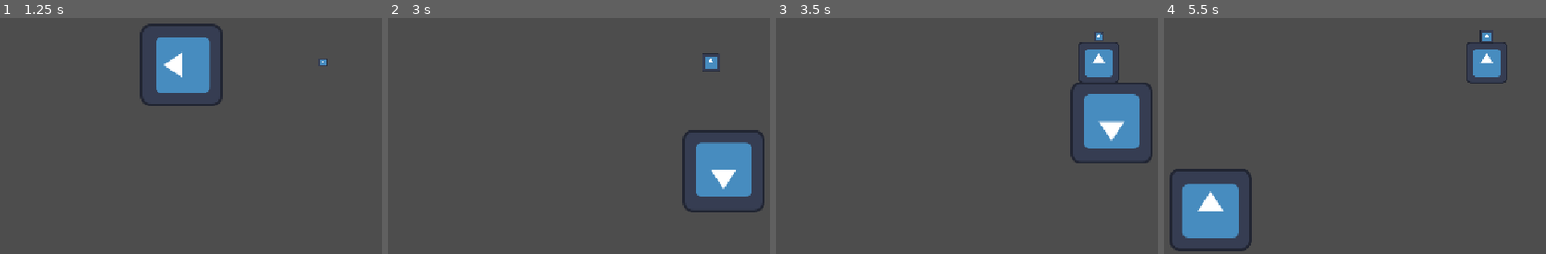
Above: before the commit, frames 1-4 (left to right).
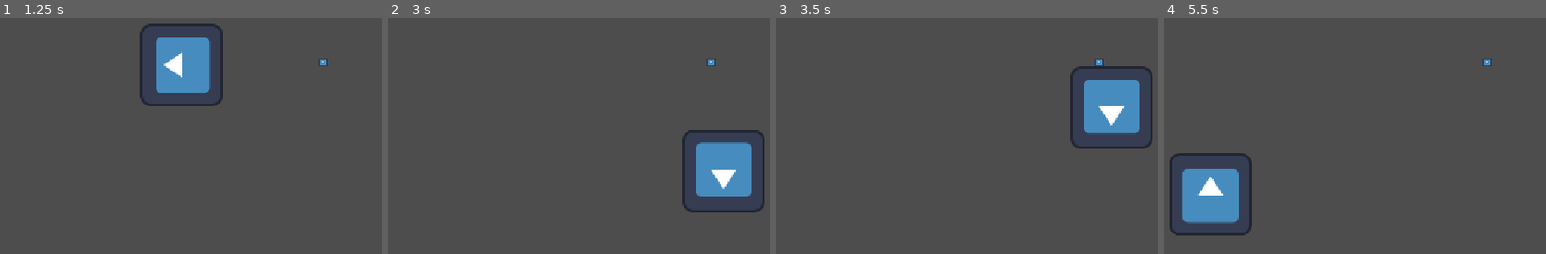
Above: after the commit, the same moments.

Repository: ygrecky/GameJam1
Game: Godot game, scene res://scenes/game.tscn
The game is run twice, just before and just after one commit, with the same random seed, the same clock (stepped at 60 frames per second) and the same inputs. The engine's default icon, where the game draws it, is replaced by a stand-in: a white triangle on a blue panel in a dark square.
Inputs:
- Up to frame 1 (1.25 s): tap Enter at 0.5 s; hold Right (right) from 0.53 s (still down); hold Space (action_1, bound only after the commit) from 0.53 s (still down)
- Up to frame 2 (3 s): release Right (right) at 1.28 s; release Space (action_1, bound only after the commit) at 1.28 s; hold Down (down) 1.28-2.03 s; tap Space (action_1, bound only after the commit) at 1.35, 2.85 s; hold Right (right) 2.03-2.78 s; hold Space (action_1, bound only after the commit) 2.03-2.78 s; hold Up (up) from 2.78 s (still down)
- Up to frame 3 (3.5 s): keep holding Up (up)
- Up to frame 4 (5.5 s): release Up (up) at 3.53 s; hold Space (action_1, bound only after the commit) 3.53-4.28 s; hold Left (left) 3.53-5.03 s; tap Space (action_1, bound only after the commit) at 4.35 s; hold Down (down) from 5.03 s (still down); hold Space (action_1, bound only after the commit) from 5.03 s (still down)

Frame 1 is identical in both runs. In frame 2, 0.2% of the frame differs, in the area x 82-87%, y 14-23%; in frame 3, 4.1%; in frame 4, 4.7%, in the area x 1-90%, y 5-99%.

Commit message:
Propagation du feu : OK

Diff:
--- a/project.godot
+++ b/project.godot
@@ -46,6 +46,11 @@
 , Object(InputEventKey,"resource_local_to_scene":false,"resource_name":"","device":-1,"window_id":0,"alt_pressed":false …(183 unchanged characters)…
 ]
 }
+action_1={
+"deadzone": 0.2,
+"events": [Object(InputEventKey,"resource_local_to_scene":false,"resource_name":"","device":-1,"window_id":0,"alt_pressed":false,"shift_pressed":false,"ctrl_pressed":false,"meta_pressed":false,"pressed":false,"keycode":0,"physical_keycode":32,"key_label":0,"unicode":32,"location":0,"echo":false,"script":null)
+]
+}
 
 [physics]
 
--- a/scenes/feu.gd
+++ b/scenes/feu.gd
@@ -5,8 +5,10 @@
 
 @export var feu : PackedScene
 var min_scale = 0.1
-var childrens = [false,false,false,false]
-@export var child_spacing = 40
+var current_child = [self,self,self,self]
+var can_have_child = [true,true,true,true]
+@export var child_spacing = 80
+@export var random_propag = 20
 # Called when the node enters the scene tree for the first time.
 func _ready() -> void:
 	scale = Vector2(0,0)
@@ -20,22 +22,21 @@
 	pass
 
 func grow(delta, player_facingX, player_facingY):
-	if(scale< Vector2(max_scale,max_scale)):
-		scale +=  scale_speed*delta*Vector2(1,1)
+	var rotation_index = 0
+	if(player_facingX==1):
+		rotation_index=1
+	if(player_facingX==-1):
+		rotation_index=3
+	if(player_facingY==1):
+		rotation_index=2
+	if(current_child[rotation_index].scale< Vector2(max_scale,max_scale)):
+		current_child[rotation_index].scale +=  scale_speed*delta*Vector2(1,1)
 	else:
-		var rotation_index = 0
-		if(player_facingX==1):
-			rotation_index=1
-		if(player_facingX==-1):
-			rotation_index=3
-		if(player_facingY==1):
-			rotation_index=2
-
-		if(not(childrens[rotation_index])):
-			childrens[rotation_index]=true
-
+		if(can_have_child[rotation_index]):
 
 			var child = duplicate()
 
-			child.position = position + Vector2(player_facingX*child_spacing, player_facingY*child_spacing)
+			child.position = current_child[rotation_index].position + Vector2(player_facingX*child_spacing +randi_range(-random_propag,random_propag), player_facingY*child_spacing +randi_range(-random_propag,random_propag))
+			child.can_have_child[rotation_index] = false
+			current_child[rotation_index] = child
 			get_tree().root.add_child.call_deferred(child)
--- a/scenes/player.tscn
+++ b/scenes/player.tscn
@@ -7,7 +7,7 @@
 size = Vector2(127, 130)
 
 [sub_resource type="RectangleShape2D" id="RectangleShape2D_y7o8b"]
-size = Vector2(126.75, 140)
+size = Vector2(126.75, 88)
 
 [node name="Player" type="CharacterBody2D" unique_id=310191065 node_paths=PackedStringArray("action_zone")]
 position = Vector2(91, 83)
@@ -24,5 +24,5 @@
 [node name="Area2D" type="Area2D" parent="." unique_id=1103071841]
 
 [node name="CollisionShape2D" type="CollisionShape2D" parent="Area2D" unique_id=855740907]
-position = Vector2(0, 135)
+position = Vector2(0, 109)
 shape = SubResource("RectangleShape2D_y7o8b")
--- a/scripts/player.gd
+++ b/scripts/player.gd
@@ -9,6 +9,11 @@
 	action_zone.hide()
 	var direction_x = 0
 	var direction_y = 0
+
+	if Input.is_action_pressed("action_1"):
+		action_pressed = true
+	else:
+		action_pressed = false
 
 	if Input.is_action_pressed("left"):
 		direction_x = -1
@@ -44,7 +49,7 @@
 func _physics_process(delta):
 
 	for elt in action_zone.get_overlapping_bodies():
-		if(elt is Feu):
+		if(elt is Feu and action_pressed):
 			elt.grow(delta, facing_x, facing_y)
 	get_input()
 	move_and_slide()
